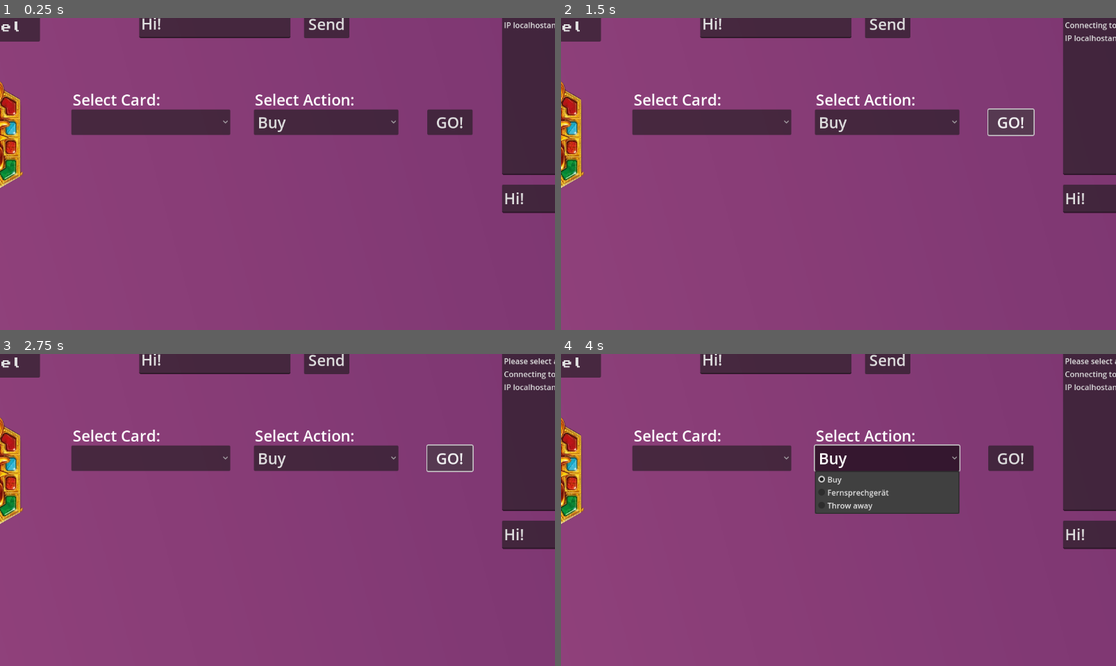
Above: before the commit, frames 1-4 (two rows, left to right).
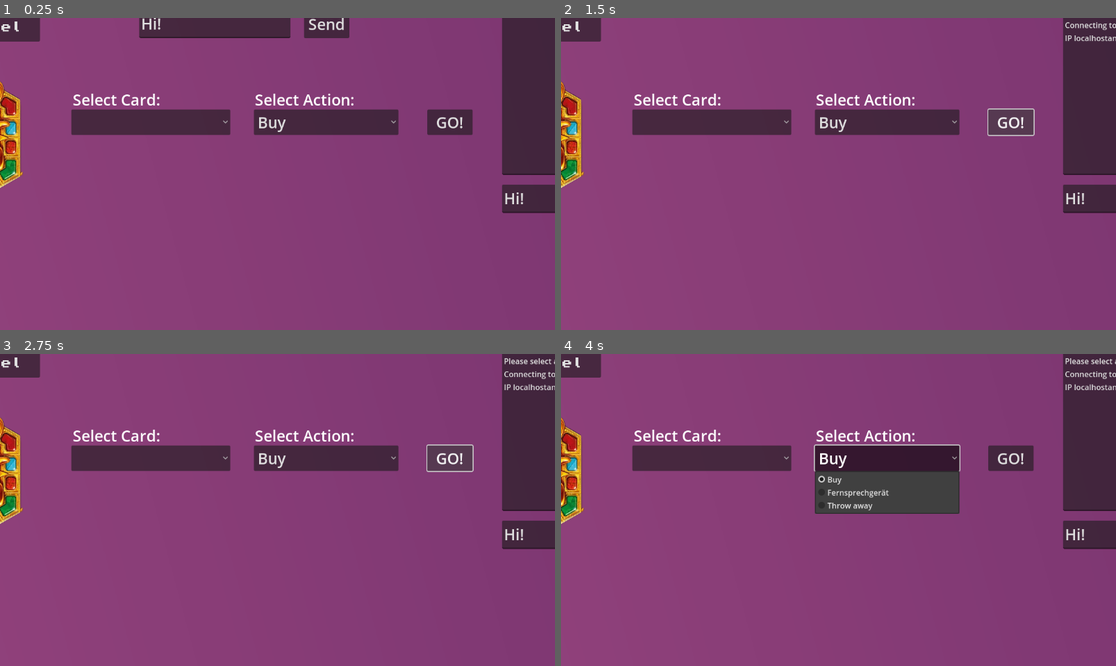
Above: after the commit, the same moments.

Repository: AdminL3/El-Dorado-Assistent
Game: Godot game, scene res://scenes/game.tscn
The game is run twice, just before and just after one commit, with the same random seed, the same clock (stepped at 60 frames per second) and the same inputs.
Inputs (mouse positions are in pixels of both pictures, inside the frame that each line leads up to):
- Up to frame 1 (0.25 s): no input
- Up to frame 2 (1.5 s): click "Send" at 0.5 s; click "GO!" at 1.25 s
- Up to frame 3 (2.75 s): click "GO!" at 2 s
- Up to frame 4 (4 s): click (710, 456) at 2.75 s; click "Buy" at 3.5 s

The runs differ from the first frame. In frame 1, 0.1% of the frame differs, in the area x 90-100%, y 1-4%; in frame 2, 2.3%, in the area x 25-63%, y 0-7%; in frame 3, 2.3%; in frame 4, 2.3%.

Commit message:
added functionality to connect button

Diff:
--- a/scenes/game.tscn
+++ b/scenes/game.tscn
@@ -358,3 +358,4 @@
 [connection signal="pressed" from="Become Admin" to="." method="become_admin"]
 [connection signal="pressed" from="Become Admin2" to="." method="back_admin"]
 [connection signal="pressed" from="Main/Go" to="." method="do_action"]
+[connection signal="pressed" from="Connect" to="." method="become_client"]
--- a/scripts/manager.gd
+++ b/scripts/manager.gd
@@ -76,8 +76,6 @@
 	if OS.has_feature("dedicated_server"):
 		add_history("Starting dedicated server...")
 		become_host()
-	else:
-		become_client()
 
 
 #functions
@@ -265,8 +263,13 @@
 
 
 
-
+@onready var name_line = $Name
+@onready var connect = $Connect
+var my_name
 func become_client():
+	my_name = name_line.text
+	name_line.hide()
+	connect.hide()
 	#client side
 	add_history("IP " + str(ip)+ "and port 8080.")
 	add_history("Connecting to server with ")
